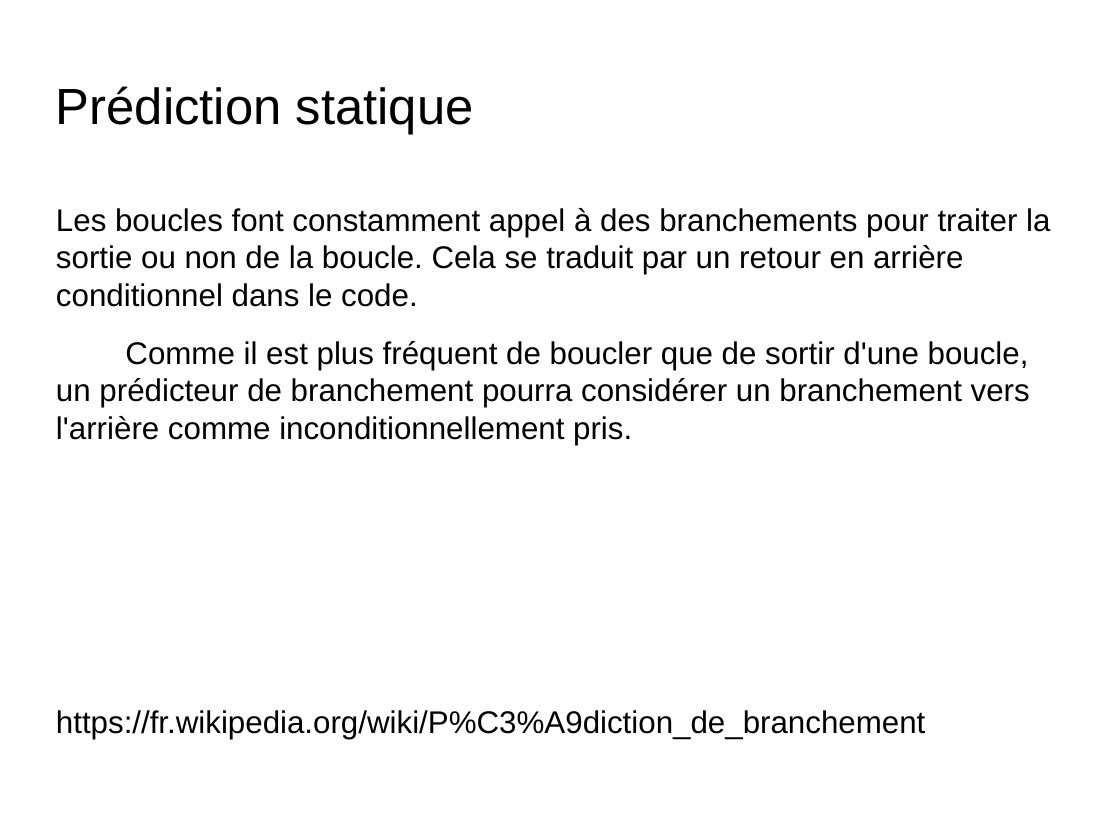
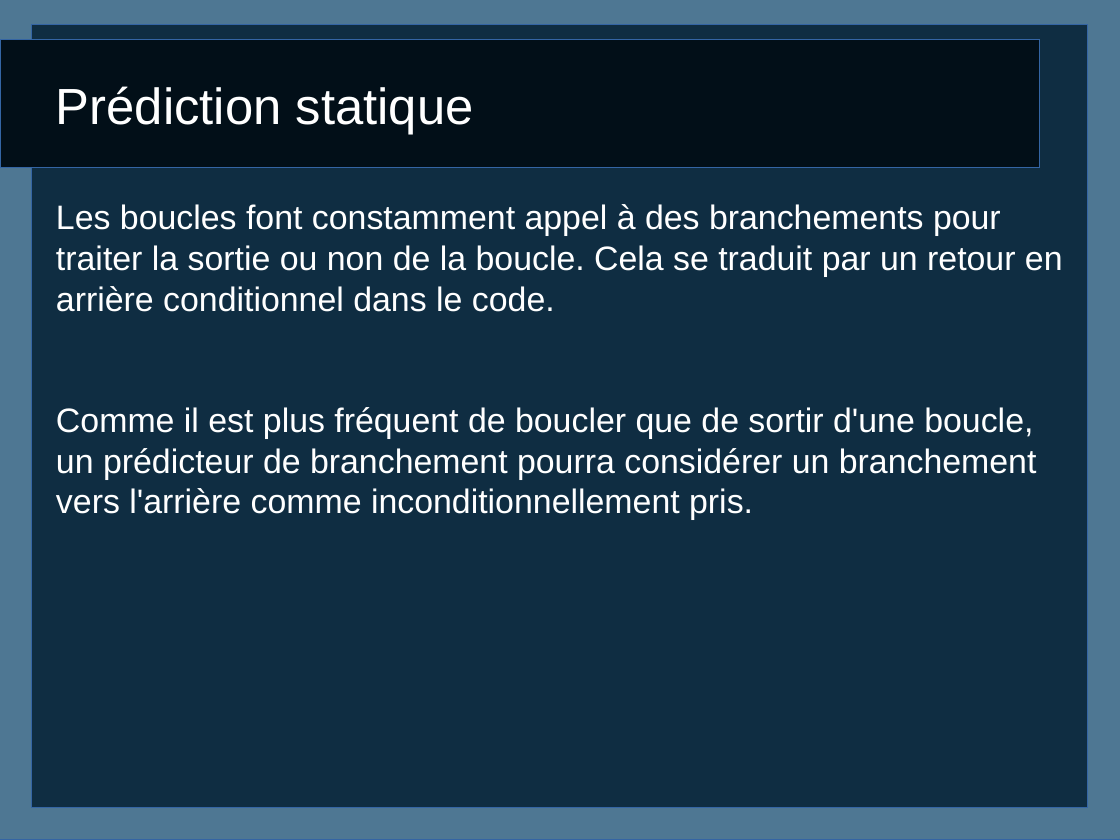
Before and after one commit to caswitch/recherche-et-doc-s4, a slide deck: slide 5 of Diapo1.odp. Drawn at 1120x840 pixels with LibreOffice and Linux fonts; fonts in the diff are those of the drawing; background and template pictures are left out. Boxes give left, top, right and bottom in pixels: in the first picture for what was removed or moved away, otherwise in the second. Text is boxed around its words. In the diff, an @@ line names an element or a change of style, - is before the commit and + after.

```diff
--- a/Diapo1.odp
+++ b/Diapo1.odp
@@ rectangle added at (0, 0, 1120, 840), fill #4E7793, outline #3465A4 0 pt @@
@@ rectangle added at (32, 24, 1087, 809), fill #0F2D42, outline #3465A4 0 pt @@
@@ freeform shape added at (0, 40, 1041, 168), fill #020F18, outline #3465A4 0 pt @@
@@ title "Prédiction statique" at (56, 86, 474, 134): text colour #000000 to #FFFFFF @@
@@ text "Les boucles font constamment appel ..." at (56, 204, 1063, 520): size 22.2 to 24 pt, text colour #000000 to #FFFFFF @@
@@ text at (56, 710, 925, 739): paragraph removed @@
-https://fr.wikipedia.org/wiki/P%C3%A9diction_de_branchement
```
Also in this commit, not shown: 6 other slides changed, 3 slides added, 3 slides removed, 6 other files.
